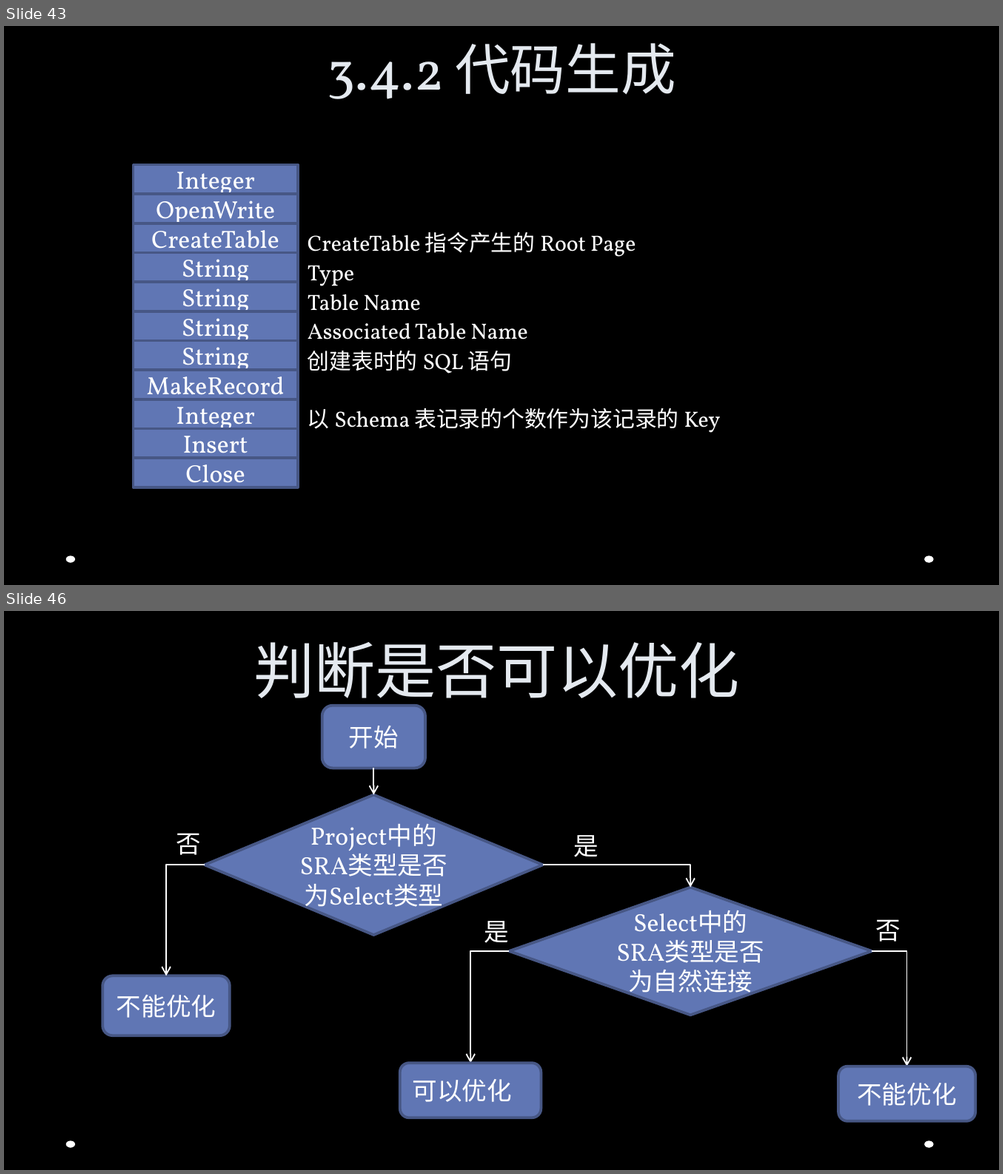
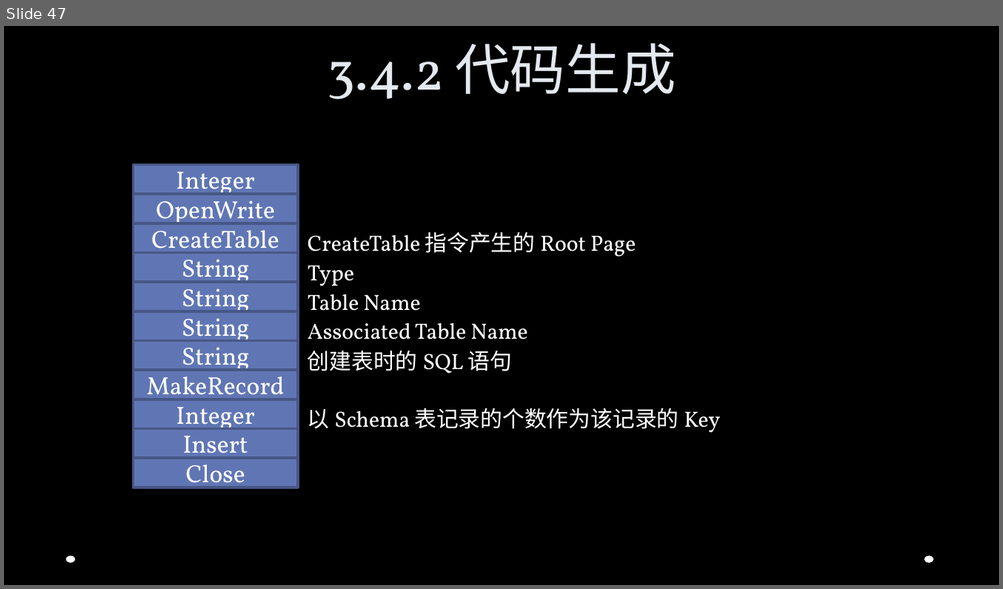
Before and after one commit to Jusot/chidb, a slide deck: documents/slides/ppt.pptx. Shown one above the other, each under a label of ours: slides 43 and 46 before the commit, slide 47 after it; the slides between them are not shown. The pictures are 1003x1174 and 1003x589 pixels, drawn with LibreOffice and Linux fonts; fonts in the diff are those of the drawing; background and template pictures are left out. Boxes give left, top, right and bottom in pixels: in the first picture for what was removed or moved away, otherwise in the second. Text is boxed around its words. In the diff, an @@ line names an element or a change of style, - is before the commit and + after.

```diff
--- a/documents/slides/ppt.pptx
+++ b/documents/slides/ppt.pptx
@@ slide 46 removed at (4, 611, 999, 1170), background picture (left out); not listed: 2 template elements that a slide beside it also shows @@
@@ title removed at (253, 642, 740, 709) @@
-判断是否可以优化
@@ rounded rectangle removed at (322, 706, 426, 768) @@
-开始
@@ arrow removed from (374, 768) to (374, 795) @@
@@ diamond removed at (205, 795, 543, 935) @@
-Project中的SRA类型是否为Select类型
@@ text removed at (176, 833, 201, 855) @@
-否
@@ text removed at (573, 835, 598, 857) @@
-是
@@ elbow arrow removed from (205, 865) to (166, 976) @@
@@ elbow arrow removed from (543, 865) to (690, 888) @@
@@ diamond removed at (509, 888, 871, 1016) @@
-Select中的SRA类型是否为自然连接
@@ text removed at (484, 921, 509, 943) @@
-是
@@ text removed at (876, 920, 901, 942) @@
-否
@@ elbow arrow removed from (509, 951) to (470, 1064) @@
@@ elbow arrow removed from (871, 951) to (906, 1067) @@
@@ rounded rectangle removed at (102, 976, 230, 1036) @@
-不能优化
@@ rounded rectangle removed at (400, 1064, 541, 1118) @@
-可以优化
@@ rounded rectangle removed at (839, 1067, 976, 1121) @@
-不能优化
@@ what was slide 43 is now slide 47 @@
```
Also in this commit, not shown: 3 slides changed, 4 slides added, 6 other slides removed.
